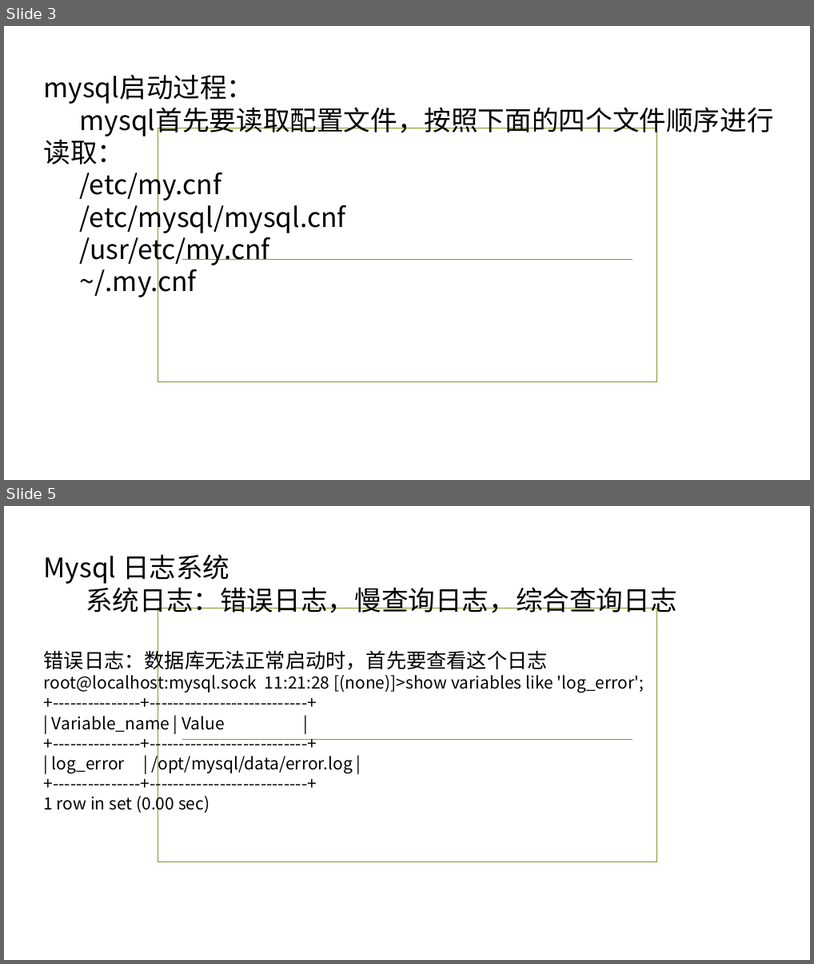
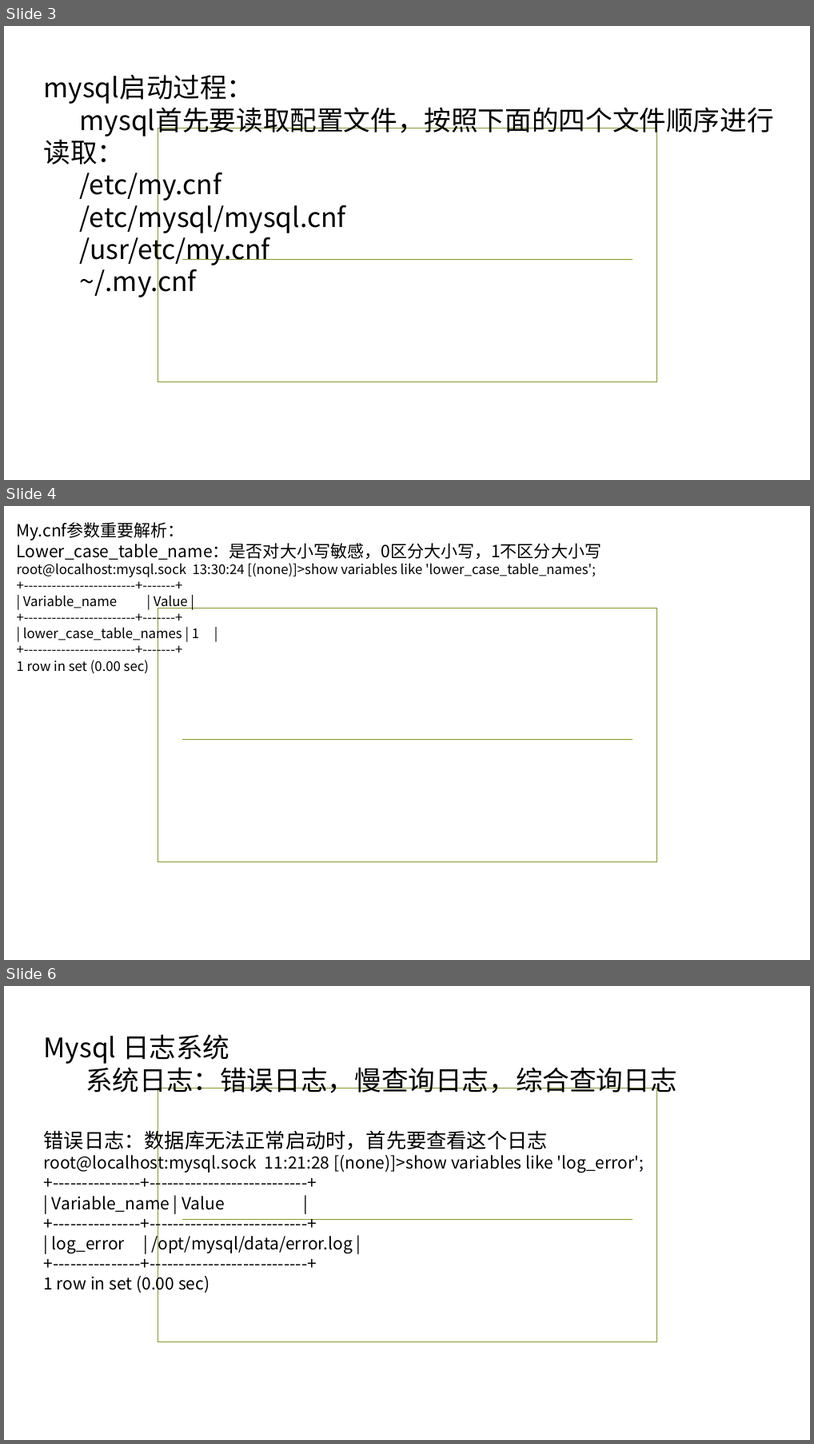
Before and after one commit to ronghuaihai/sharefiles, a slide deck: 数据库演示.pptx. Shown one above the other, each under a label of ours: slides 3 and 5 before the commit, slides 3, 4 and 6 after it; the slides between them are not shown. The pictures are 814x964 and 814x1444 pixels, drawn with LibreOffice and Linux fonts; fonts in the diff are those of the drawing; background and template pictures are left out. Boxes give left, top, right and bottom in pixels: in the first picture for what was removed or moved away, otherwise in the second. Text is boxed around its words. In the diff, an @@ line names an element or a change of style, - is before the commit and + after.

```diff
--- a/数据库演示.pptx
+++ b/数据库演示.pptx
@@ slide 4 added at bbox=[4, 506, 810, 960], background picture (left out); not listed: 2 template elements that a slide beside it also shows @@
@@ text added at bbox=[17, 522, 602, 673], 16 pt, text #000000 @@
+My.cnf参数重要解析：
+Lower_case_table_name：是否对大小写敏感，0区分大小写，1不区分大小写
+root@localhost:mysql.sock 13:30:24 [(none)]>show variables like 'lower_case_table_names';
++------------------------+-------+
+| Variable_name | Value |
++------------------------+-------+
+| lower_case_table_names | 1 |
++------------------------+-------+
+1 row in set (0.00 sec)
@@ what was slide 5 is now slide 6 @@
```
Also in this commit, not shown: 2 slides changed, 5 other slides added, 4 other files.
